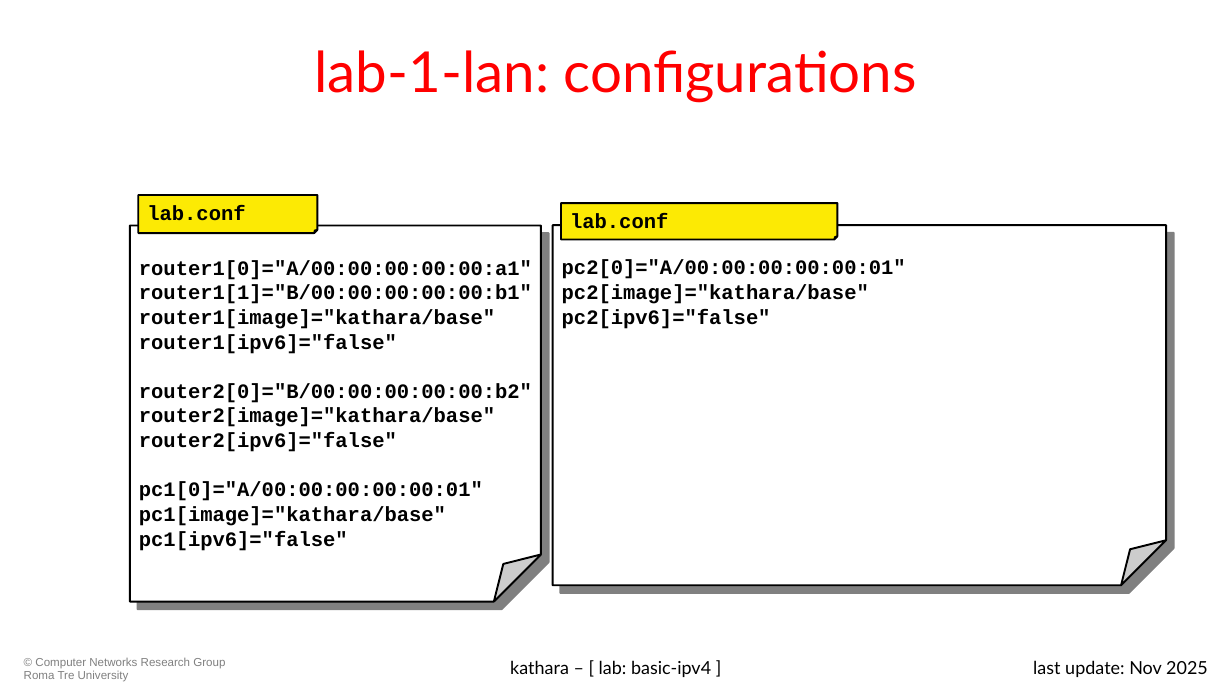
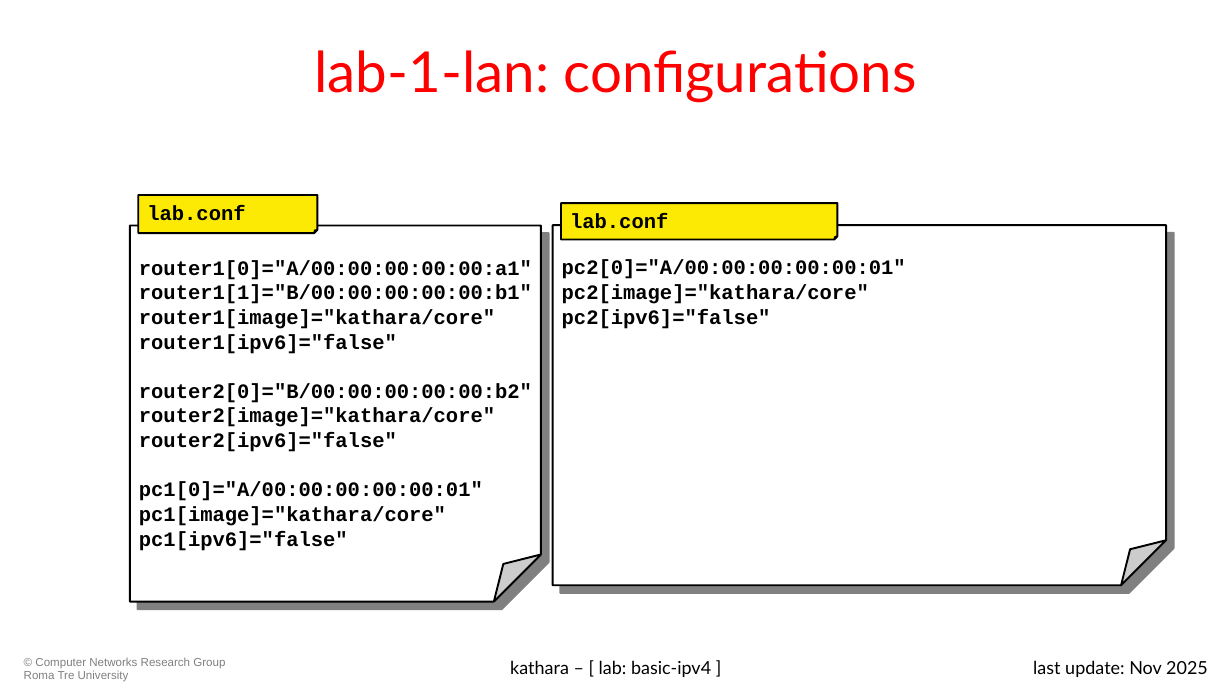
Before and after one commit to KatharaFramework/Kathara-Labs, a slide deck: slide 4 of main-labs/basic-topics/subnetting-ipv4/0131-kathara-lab_subnetting-ipv4.pptx. Drawn at 1232x693 pixels with LibreOffice and Linux fonts; fonts in the diff are those of the drawing; background and template pictures are left out. Boxes give left, top, right and bottom in pixels: in the first picture for what was removed or moved away, otherwise in the second. Text is boxed around its words. In the diff, an @@ line names an element or a change of style, - is before the commit and + after.

```diff
--- a/main-labs/basic-topics/subnetting-ipv4/0131-kathara-lab_subnetting-ipv4.pptx
+++ b/main-labs/basic-topics/subnetting-ipv4/0131-kathara-lab_subnetting-ipv4.pptx
@@ text in folded corner at bbox=[147, 292, 540, 338]: text changed @@
-router1[image]="kathara/base"
+router1[image]="kathara/core"
@@ text in folded corner at bbox=[562, 284, 869, 304]: text changed @@
-pc2[image]="kathara/base"
+pc2[image]="kathara/core"
@@ text in folded corner at bbox=[139, 408, 495, 427]: text changed @@
-router2[image]="kathara/base"
+router2[image]="kathara/core"
@@ text in folded corner at bbox=[139, 506, 446, 526]: text changed @@
-pc1[image]="kathara/base"
+pc1[image]="kathara/core"
```
Also in this commit, not shown: 1 other slide changed, 18 other files.
